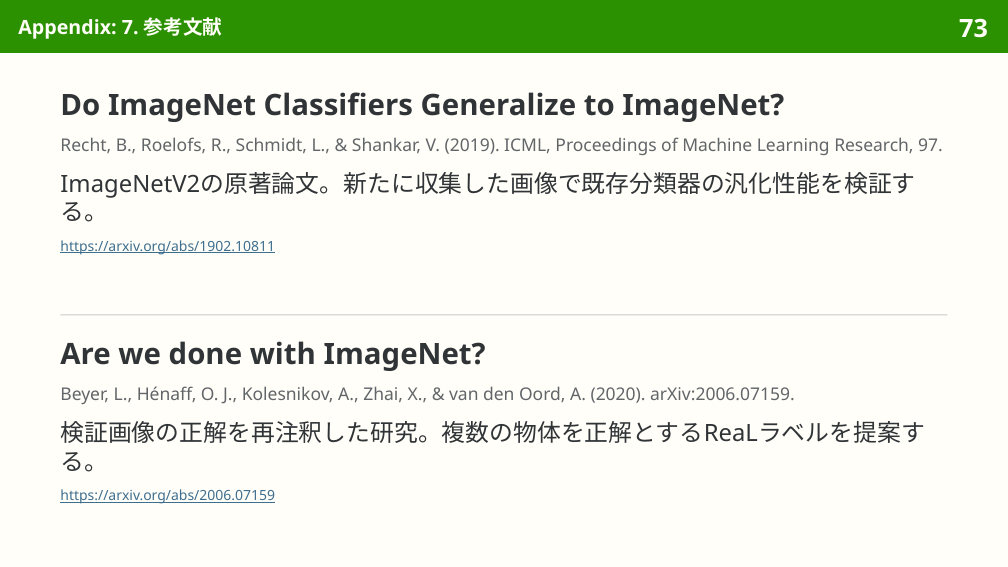
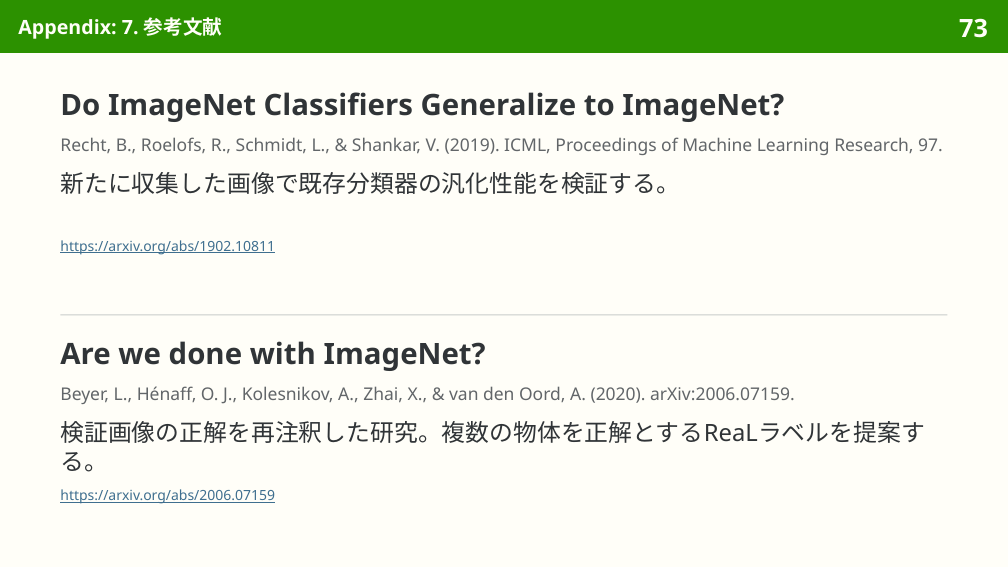
Before and after one commit to sasakiy84/datasets-in-10-minutes, a slide deck: slide 73 of slides/datasets-in-10-minutes-imagenet.pptx. Drawn at 1008x567 pixels with LibreOffice and Linux fonts; fonts in the diff are those of the drawing. Boxes give left, top, right and bottom in pixels: in the first picture for what was removed or moved away, otherwise in the second. Text is boxed around its words. In the diff, an @@ line names an element or a change of style, - is before the commit and + after.

Commit message:
slides(imagenet): refine Japanese wording and pair translations

```diff
--- a/slides/datasets-in-10-minutes-imagenet.pptx
+++ b/slides/datasets-in-10-minutes-imagenet.pptx
@@ text at box(60, 172, 680, 194): text changed @@
-ImageNetV2の原著論文。新たに収集した画像で既存分類器の汎化性能を検証する。
+新たに収集した画像で既存分類器の汎化性能を検証する。
```
Also in this commit, not shown: 5 other slides changed, 3 other files.
